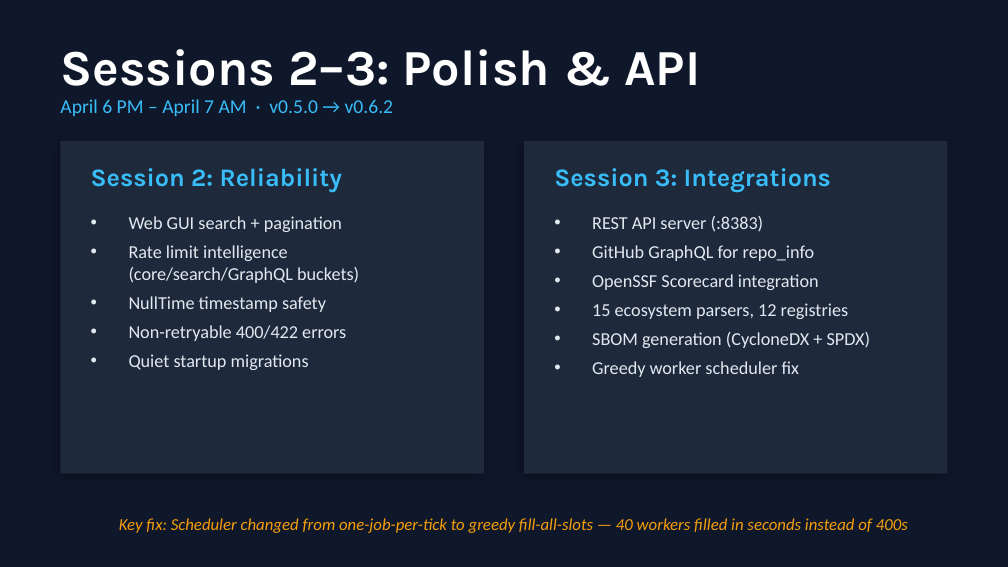
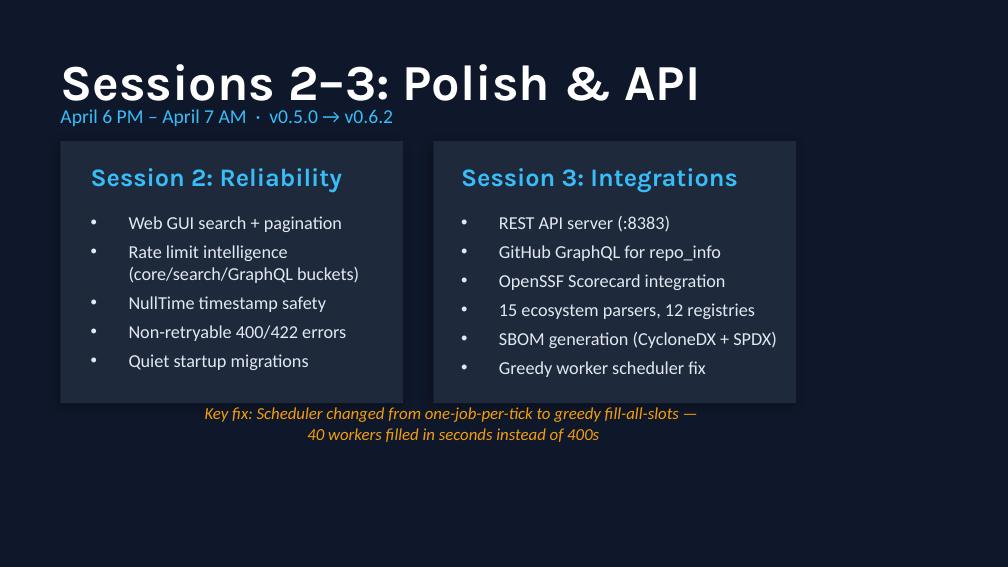
Before and after one commit to aveloxis/aveloxis, a slide deck: slide 5 of aveloxis-story/aveloxis-presentation.pptx. Drawn at 1008x567 pixels with LibreOffice and Linux fonts; fonts in the diff are those of the drawing. Boxes give left, top, right and bottom in pixels: in the first picture for what was removed or moved away, otherwise in the second. Text is boxed around its words. In the diff, an @@ line names an element or a change of style, - is before the commit and + after.

```diff
--- a/aveloxis-story/aveloxis-presentation.pptx
+++ b/aveloxis-story/aveloxis-presentation.pptx
@@ text "Sessions 2–3: Polish & API" rewrapped from (60, 49, 700, 86) to (60, 64, 700, 112) @@
@@ text "April 6 PM – April ...": place and size @@
-text "April 6 PM – April ..." at (60, 99, 394, 116)
+text "April 6 PM – April ..." at (60, 109, 394, 126)
@@ rectangle: place and size @@
-rectangle at (60, 141, 484, 474)
+rectangle at (60, 141, 403, 403)
@@ rectangle: place and size @@
-rectangle at (524, 141, 948, 474)
+rectangle at (433, 141, 796, 403)
@@ text "Session 3: Integrations": place and size @@
-text "Session 3: Integrations" at (554, 168, 831, 192)
+text "Session 3: Integrations" at (461, 168, 737, 192)
@@ text "REST API server (:8383)": place and size @@
-text "REST API server (:8383)" at (592, 216, 871, 377)
+text "REST API server (:8383)" at (499, 216, 777, 377)
@@ text at (205, 407, 679, 442): text changed @@
-Key fix: Scheduler changed from one-job-per-tick to greedy fill-all-slots — 40 workers filled in seconds instead of 400s
+Key fix: Scheduler changed from one-job-per-tick to greedy fill-all-slots —
+40 workers filled in seconds instead of 400s
```
Also in this commit, not shown: 3 other slides changed, 1 other file.
